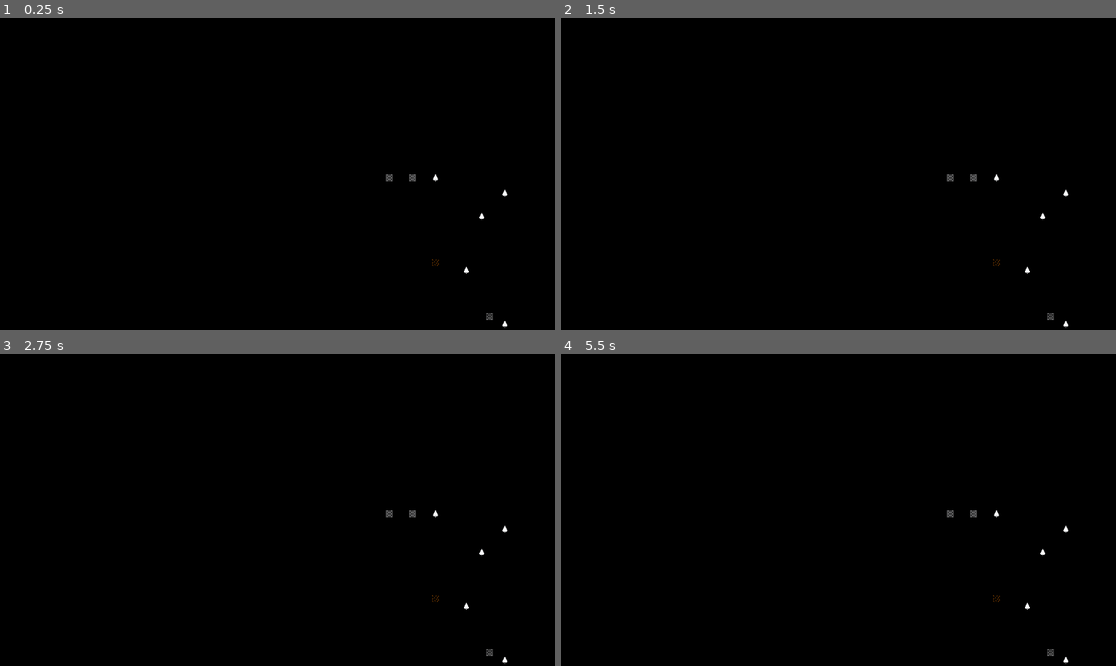
Above: before the commit, frames 1-4 (two rows, left to right).
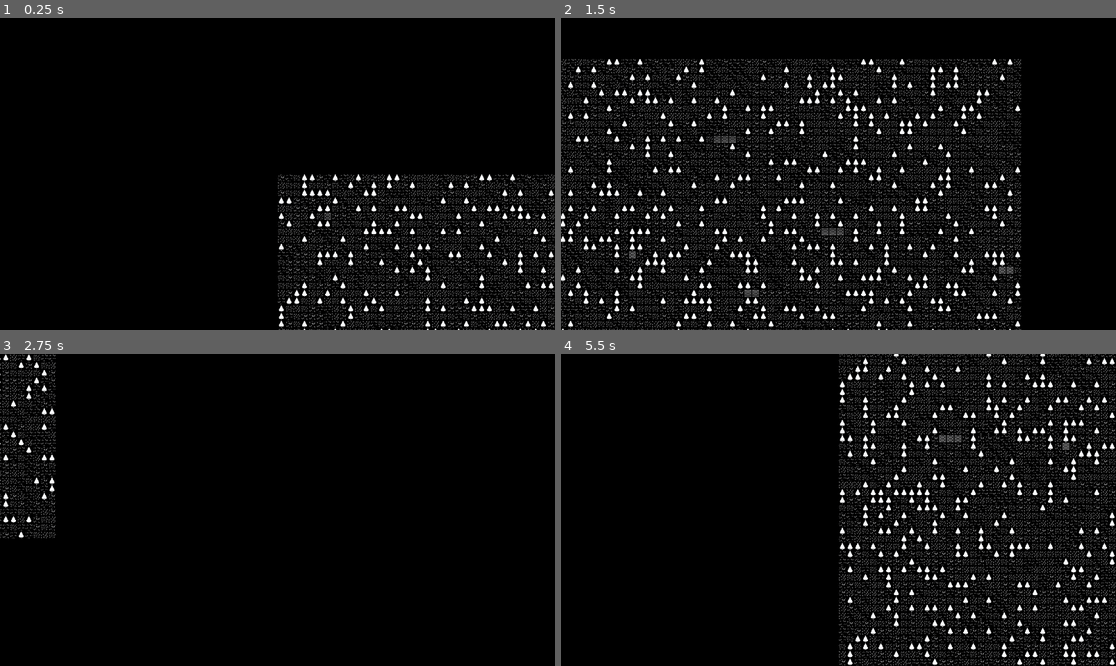
Above: after the commit, the same moments.

Repository: mat148/RougeLikeDev-2024-Take-2
Game: Godot game, scene res://src/Game/wfc-test.tscn
Same seed, same stepped clock (60 frames per second), same inputs: the game is played once before the commit and once after it. This scene is started directly instead of the project's main scene.
Inputs:
- Up to frame 1 (0.25 s): no input
- Up to frame 2 (1.5 s): tap Enter at 0.5 s; hold D (ui_pan_right, bound only after the commit) 0.53-1.28 s; hold S (ui_pan_down, bound only after the commit) from 1.28 s (still down)
- Up to frame 3 (2.75 s): release S (ui_pan_down, bound only after the commit) at 2.03 s; hold D (ui_pan_right, bound only after the commit) from 2.03 s (still down)
- Up to frame 4 (5.5 s): release D (ui_pan_right, bound only after the commit) at 2.78 s; hold W (ui_pan_up, bound only after the commit) 2.78-3.53 s; hold A (ui_pan_left, bound only after the commit) 3.53-5.03 s; hold S (ui_pan_down, bound only after the commit) from 5.03 s (still down)

The runs differ from the first frame. In frame 1, 6.9% of the frame differs, in the area x 50-100%, y 50-100%; in frame 2, 20%, in the area x 0-92%, y 13-100%; in frame 3, 1.7%; in frame 4, 14%.

Commit message:
wfc working

Diff:
--- a/assets/definitions/tiles/tile_definition_floor.tres
+++ b/assets/definitions/tiles/tile_definition_floor.tres
@@ -5,7 +5,7 @@
 
 [sub_resource type="AtlasTexture" id="AtlasTexture_6pdwm"]
 atlas = ExtResource("2_vweob")
-region = Rect2(112, 0, 16, 16)
+region = Rect2(0, 0, 16, 16)
 
 [resource]
 script = ExtResource("1_sadne")
--- /dev/null
+++ b/assets/definitions/tiles/tile_definition_flowers.tres
@@ -0,0 +1,16 @@
+[gd_resource type="Resource" script_class="TileDefinition" load_steps=4 format=3 uid="uid://xops78aal0iv"]
+
+[ext_resource type="Script" path="res://src/Map/tile_definition.gd" id="1_qhxwm"]
+[ext_resource type="Texture2D" uid="uid://eda6dnpl0wd1" path="res://assets/images/monochrome_packed.png" id="2_mhqpr"]
+
+[sub_resource type="AtlasTexture" id="AtlasTexture_ttefu"]
+atlas = ExtResource("2_mhqpr")
+region = Rect2(96, 0, 16, 16)
+
+[resource]
+script = ExtResource("1_qhxwm")
+texture = SubResource("AtlasTexture_ttefu")
+color_lit = Color(1, 1, 1, 1)
+color_dark = Color(0.498039, 0.498039, 0.498039, 1)
+is_walkable = true
+is_transparent = true
--- /dev/null
+++ b/assets/definitions/tiles/tile_definition_grass.tres
@@ -0,0 +1,16 @@
+[gd_resource type="Resource" script_class="TileDefinition" load_steps=4 format=3 uid="uid://b26tw4t3xhecc"]
+
+[ext_resource type="Script" path="res://src/Map/tile_definition.gd" id="1_2ehpn"]
+[ext_resource type="Texture2D" uid="uid://eda6dnpl0wd1" path="res://assets/images/monochrome_packed.png" id="2_5ry2q"]
+
+[sub_resource type="AtlasTexture" id="AtlasTexture_ttefu"]
+atlas = ExtResource("2_5ry2q")
+region = Rect2(112, 0, 16, 16)
+
+[resource]
+script = ExtResource("1_2ehpn")
+texture = SubResource("AtlasTexture_ttefu")
+color_lit = Color(1, 1, 1, 1)
+color_dark = Color(0.498039, 0.498039, 0.498039, 1)
+is_walkable = true
+is_transparent = true
--- /dev/null
+++ b/assets/definitions/tiles/tile_definition_grass_three.tres
@@ -0,0 +1,16 @@
+[gd_resource type="Resource" script_class="TileDefinition" load_steps=4 format=3 uid="uid://bh0sm5883m7dy"]
+
+[ext_resource type="Script" path="res://src/Map/tile_definition.gd" id="1_gpas3"]
+[ext_resource type="Texture2D" uid="uid://eda6dnpl0wd1" path="res://assets/images/monochrome_packed.png" id="2_jtb8n"]
+
+[sub_resource type="AtlasTexture" id="AtlasTexture_ttefu"]
+atlas = ExtResource("2_jtb8n")
+region = Rect2(80, 0, 16, 16)
+
+[resource]
+script = ExtResource("1_gpas3")
+texture = SubResource("AtlasTexture_ttefu")
+color_lit = Color(1, 1, 1, 1)
+color_dark = Color(0.498039, 0.498039, 0.498039, 1)
+is_walkable = true
+is_transparent = true
--- /dev/null
+++ b/assets/definitions/tiles/tile_definition_grass_two.tres
@@ -0,0 +1,16 @@
+[gd_resource type="Resource" script_class="TileDefinition" load_steps=4 format=3 uid="uid://cerjap1tg8ulj"]
+
+[ext_resource type="Script" path="res://src/Map/tile_definition.gd" id="1_7ig5m"]
+[ext_resource type="Texture2D" uid="uid://eda6dnpl0wd1" path="res://assets/images/monochrome_packed.png" id="2_nwurj"]
+
+[sub_resource type="AtlasTexture" id="AtlasTexture_ttefu"]
+atlas = ExtResource("2_nwurj")
+region = Rect2(16, 0, 16, 16)
+
+[resource]
+script = ExtResource("1_7ig5m")
+texture = SubResource("AtlasTexture_ttefu")
+color_lit = Color(1, 1, 1, 1)
+color_dark = Color(0.498039, 0.498039, 0.498039, 1)
+is_walkable = true
+is_transparent = true
--- /dev/null
+++ b/assets/definitions/tiles/tile_definition_wall_edge.tres
@@ -0,0 +1,16 @@
+[gd_resource type="Resource" script_class="TileDefinition" load_steps=4 format=3 uid="uid://g8p7woncdn8o"]
+
+[ext_resource type="Script" path="res://src/Map/tile_definition.gd" id="1_hkob1"]
+[ext_resource type="Texture2D" uid="uid://eda6dnpl0wd1" path="res://assets/images/monochrome_packed.png" id="2_1s6d5"]
+
+[sub_resource type="AtlasTexture" id="AtlasTexture_r4l0o"]
+atlas = ExtResource("2_1s6d5")
+region = Rect2(160, 288, 16, 16)
+
+[resource]
+script = ExtResource("1_hkob1")
+texture = SubResource("AtlasTexture_r4l0o")
+color_lit = Color(1, 1, 1, 1)
+color_dark = Color(0.498039, 0.498039, 0.498039, 1)
+is_walkable = false
+is_transparent = false
--- a/project.godot
+++ b/project.godot
@@ -25,6 +25,39 @@
 "res://_ideas/": "yellow"
 }
 
+[input]
+
+ui_pan_up={
+"deadzone": 0.5,
+"events": [Object(InputEventKey,"resource_local_to_scene":false,"resource_name":"","device":-1,"window_id":0,"alt_pressed":false,"shift_pressed":false,"ctrl_pressed":false,"meta_pressed":false,"pressed":false,"keycode":0,"physical_keycode":87,"key_label":0,"unicode":119,"echo":false,"script":null)
+]
+}
+ui_pan_left={
+"deadzone": 0.5,
+"events": [Object(InputEventKey,"resource_local_to_scene":false,"resource_name":"","device":-1,"window_id":0,"alt_pressed":false,"shift_pressed":false,"ctrl_pressed":false,"meta_pressed":false,"pressed":false,"keycode":0,"physical_keycode":65,"key_label":0,"unicode":97,"echo":false,"script":null)
+]
+}
+ui_pan_right={
+"deadzone": 0.5,
+"events": [Object(InputEventKey,"resource_local_to_scene":false,"resource_name":"","device":-1,"window_id":0,"alt_pressed":false,"shift_pressed":false,"ctrl_pressed":false,"meta_pressed":false,"pressed":false,"keycode":0,"physical_keycode":68,"key_label":0,"unicode":100,"echo":false,"script":null)
+]
+}
+ui_pan_down={
+"deadzone": 0.5,
+"events": [Object(InputEventKey,"resource_local_to_scene":false,"resource_name":"","device":-1,"window_id":0,"alt_pressed":false,"shift_pressed":false,"ctrl_pressed":false,"meta_pressed":false,"pressed":false,"keycode":0,"physical_keycode":83,"key_label":0,"unicode":115,"echo":false,"script":null)
+]
+}
+zoom_in={
+"deadzone": 0.5,
+"events": [Object(InputEventKey,"resource_local_to_scene":false,"resource_name":"","device":-1,"window_id":0,"alt_pressed":false,"shift_pressed":false,"ctrl_pressed":false,"meta_pressed":false,"pressed":false,"keycode":0,"physical_keycode":4194320,"key_label":0,"unicode":0,"echo":false,"script":null)
+]
+}
+zoom_out={
+"deadzone": 0.5,
+"events": [Object(InputEventKey,"resource_local_to_scene":false,"resource_name":"","device":-1,"window_id":0,"alt_pressed":false,"shift_pressed":false,"ctrl_pressed":false,"meta_pressed":false,"pressed":false,"keycode":0,"physical_keycode":4194322,"key_label":0,"unicode":0,"echo":false,"script":null)
+]
+}
+
 [rendering]
 
 renderer/rendering_method="gl_compatibility"
--- a/src/Game/wfc-test.tscn
+++ b/src/Game/wfc-test.tscn
@@ -1,13 +1,15 @@
-[gd_scene load_steps=4 format=3 uid="uid://bxucyh31mtss5"]
+[gd_scene load_steps=5 format=3 uid="uid://de800takn1gpn"]
 
 [ext_resource type="Script" path="res://src/Game/wfc-test.gd" id="1_bvhdn"]
 [ext_resource type="Script" path="res://src/Map/map_wfc.gd" id="2_ek7en"]
+[ext_resource type="Script" path="res://src/Utils/camera2d.gd" id="2_wyo27"]
 [ext_resource type="Script" path="res://src/Game/wfc_generator.gd" id="3_1x1d8"]
 
 [node name="Wfc-test" type="Node2D"]
 script = ExtResource("1_bvhdn")
 
 [node name="Camera2D" type="Camera2D" parent="."]
+script = ExtResource("2_wyo27")
 
 [node name="Map" type="Node2D" parent="."]
 script = ExtResource("2_ek7en")
--- a/src/Game/wfc_generator.gd
+++ b/src/Game/wfc_generator.gd
@@ -5,7 +5,7 @@
 
 @export_category("Map Dimensions")
 @export var map_width: int = 80
-@export var map_height: int = 45
+@export var map_height: int = 60
 
 var _rng := RandomNumberGenerator.new()
 
@@ -42,7 +42,7 @@
 	return dungeon.tiles[x][y].possibilities[0]
 
 func getLowestEntropy():
-	var lowestEntropy = tile_config.tileRules.keys().size() - 1
+	var lowestEntropy = tile_config.tileRules.keys().size()
 	for y in map_width:
 		for x in map_height:
 			var tileEntropy = dungeon.tiles[x][y].entropy
@@ -52,11 +52,11 @@
 	return lowestEntropy
 
 func getTilesLowestEntropy():
-	var lowestEntropy = tile_config.tileRules.keys().size() - 1
+	var lowestEntropy = tile_config.tileRules.keys().size()
 	var tileList = []
 
-	for y in map_height:
-		for x in map_width:
+	for x in map_width:
+		for y in map_height:
 			var tileEntropy = dungeon.tiles[x][y].entropy
 			if tileEntropy > 0:
 				if tileEntropy < lowestEntropy:
--- a/src/Map/tile_config.gd
+++ b/src/Map/tile_config.gd
@@ -9,7 +9,57 @@
 }
 
 var tileRules = {
-	'TILE_FLOOR': ['FLOOR', 'FLOOR', 'FLOOR', 'FLOOR'],
-	'TILE_TREE': ['TREE', 'TREE', 'TREE', 'TREE'],
-	'TILE_WALL': ['TREE', 'TREE', 'FLOOR', 'FLOOR'],
+	'TILE_GRASS_ONE': [
+		['GRASS_ONE', 'GRASS_TWO', 'GRASS_THREE', 'FLOWERS', 'FLOOR', 'TREE', 'WALL'],
+		['GRASS_ONE', 'GRASS_TWO', 'GRASS_THREE', 'FLOWERS', 'FLOOR', 'TREE', 'WALL'],
+		['GRASS_ONE', 'GRASS_TWO', 'GRASS_THREE', 'FLOWERS', 'FLOOR', 'TREE', 'WALL'],
+		['GRASS_ONE', 'GRASS_TWO', 'GRASS_THREE', 'FLOWERS', 'FLOOR', 'TREE', 'WALL']
+	],
+	'TILE_GRASS_TWO': [
+		['GRASS_ONE', 'GRASS_TWO', 'GRASS_THREE', 'FLOWERS', 'FLOOR', 'TREE', 'WALL'],
+		['GRASS_ONE', 'GRASS_TWO', 'GRASS_THREE', 'FLOWERS', 'FLOOR', 'TREE', 'WALL'],
+		['GRASS_ONE', 'GRASS_TWO', 'GRASS_THREE', 'FLOWERS', 'FLOOR', 'TREE', 'WALL'],
+		['GRASS_ONE', 'GRASS_TWO', 'GRASS_THREE', 'FLOWERS', 'FLOOR', 'TREE', 'WALL']
+	],
+	'TILE_GRASS_THREE': [
+		['GRASS_ONE', 'GRASS_TWO', 'GRASS_THREE', 'FLOWERS', 'FLOOR', 'TREE', 'WALL'],
+		['GRASS_ONE', 'GRASS_TWO', 'GRASS_THREE', 'FLOWERS', 'FLOOR', 'TREE', 'WALL'],
+		['GRASS_ONE', 'GRASS_TWO', 'GRASS_THREE', 'FLOWERS', 'FLOOR', 'TREE', 'WALL'],
+		['GRASS_ONE', 'GRASS_TWO', 'GRASS_THREE', 'FLOWERS', 'FLOOR', 'TREE', 'WALL']
+	],
+	'TILE_FLOWERS': [
+		['GRASS_ONE', 'GRASS_TWO', 'GRASS_THREE', 'FLOWERS', 'FLOOR', 'TREE', 'WALL'],
+		['GRASS_ONE', 'GRASS_TWO', 'GRASS_THREE', 'FLOWERS', 'FLOOR', 'TREE', 'WALL'],
+		['GRASS_ONE', 'GRASS_TWO', 'GRASS_THREE', 'FLOWERS', 'FLOOR', 'TREE', 'WALL'],
+		['GRASS_ONE', 'GRASS_TWO', 'GRASS_THREE', 'FLOWERS', 'FLOOR', 'TREE', 'WALL']
+	],
+	'TILE_TREE': [
+		['GRASS_ONE', 'GRASS_TWO', 'GRASS_THREE', 'FLOWERS', 'FLOOR', 'TREE', 'WALL'],
+		['GRASS_ONE', 'GRASS_TWO', 'GRASS_THREE', 'FLOWERS', 'FLOOR', 'TREE', 'WALL'],
+		['GRASS_ONE', 'GRASS_TWO', 'GRASS_THREE', 'FLOWERS', 'FLOOR', 'TREE', 'WALL'],
+		['GRASS_ONE', 'GRASS_TWO', 'GRASS_THREE', 'FLOWERS', 'FLOOR', 'TREE', 'WALL']
+	],
+	'TILE_WALL': [
+		['GRASS_ONE', 'GRASS_TWO', 'GRASS_THREE', 'FLOWERS', 'FLOOR', 'TREE', 'WALL'],
+		['FLOWERS', 'FLOOR', 'WALL', 'WALL_EDGE'],
+		['GRASS_ONE', 'GRASS_TWO', 'GRASS_THREE', 'FLOWERS', 'FLOOR', 'TREE', 'WALL'],
+		['FLOWERS', 'FLOOR', 'WALL', 'WALL_EDGE']
+	],
+	'TILE_WALL_EDGE': [
+		['WALL_EDGE'],
+		['WALL'],
+		['WALL_EDGE'],
+		['WALL']
+	],
 }
+
+var tileResources = {
+	'TILE_GRASS_ONE': preload("res://assets/definitions/tiles/tile_definition_grass.tres"),
+	'TILE_GRASS_TWO': preload("res://assets/definitions/tiles/tile_definition_grass_two.tres"),
+	'TILE_GRASS_THREE': preload("res://assets/definitions/tiles/tile_definition_grass_three.tres"),
+	'TILE_FLOWERS': preload("res://assets/definitions/tiles/tile_definition_flowers.tres"),
+	'TILE_FLOOR': preload("res://assets/definitions/tiles/tile_definition_floor.tres"),
+	'TILE_TREE': preload("res://assets/definitions/tiles/tile_definition_tree.tres"),
+	'TILE_WALL': preload("res://assets/definitions/tiles/tile_definition_wall.tres"),
+	'TILE_WALL_EDGE': preload("res://assets/definitions/tiles/tile_definition_wall_edge.tres")
+}
--- a/src/Map/tile_wfc.gd
+++ b/src/Map/tile_wfc.gd
@@ -3,11 +3,12 @@
 
 @export var _definition: TileDefinition
 
-@export var possibilities: Dictionary = {
-	'TILE_FLOOR': preload("res://assets/definitions/tiles/tile_definition_floor.tres"),
-	'TILE_TREE': preload("res://assets/definitions/tiles/tile_definition_tree.tres"),
-	'TILE_WALL': preload("res://assets/definitions/tiles/tile_definition_wall.tres")
-}
+#@export var possibilities: Dictionary = {
+	#'TILE_FLOOR': preload("res://assets/definitions/tiles/tile_definition_floor.tres"),
+	#'TILE_TREE': preload("res://assets/definitions/tiles/tile_definition_tree.tres"),
+	#'TILE_WALL': preload("res://assets/definitions/tiles/tile_definition_wall.tres")
+#}
+var possibilities: Array
 
 var tile_config = preload("res://assets/definitions/tiles/tile_config.tres")
 
@@ -29,7 +30,9 @@
 			is_explored = true
 
 func _init(grid_position: Vector2i) -> void:
-	entropy = possibilities.size() - 1
+	#list(tileRules.keys())
+	possibilities = tile_config.tileRules.keys()
+	entropy = possibilities.size()
 	#visible = false
 	centered = false
 	position = Grid.grid_to_world(grid_position)
@@ -54,19 +57,16 @@
 func get_directions() -> Array:
 	return neighbors.keys()
 
-func get_possibilities() -> Dictionary:
+func get_possibilities() -> Array:
 	return possibilities
 
 func collapse() -> void:
-	#var weights =
-	var key = possibilities.keys().pick_random()
-	var value = possibilities[key]
-	possibilities.clear()
-	possibilities[key] = value
+	#var weights = [tileWeights[possibility] for possibility in self.possibilities]
+	possibilities = [possibilities.pick_random()]
 	entropy = 0
-	set_tile_type(value)
+	set_tile_type(tile_config.tileResources[possibilities[0]])
 
-func constrain(neighbourPossibilities: Dictionary, direction: String) -> bool:
+func constrain(neighbourPossibilities: Array, direction: String) -> bool:
 	var reduced = false
 
 	if entropy > 0:
@@ -88,6 +88,9 @@
 				possibilities.erase(possibility)
 				reduced = true
 
-		entropy = possibilities.size() - 1
+		entropy = possibilities.size()
 
+	if entropy == 0:
+		printerr("No tile possiblity")
+		set_tile_type(tile_config.tileResources['TILE_FLOOR'])
 	return reduced
--- /dev/null
+++ b/src/Utils/camera2d.gd
@@ -0,0 +1,31 @@
+extends Camera2D
+
+@export var pan_speed: float = 1200
+@export var zoom_speed: float = 0.1
+
+#func _ready():
+	## Enable camera to follow the player or any target
+	#current = true
+
+func _process(delta):
+	handle_panning(delta)
+	handle_zooming()
+
+func handle_panning(delta):
+	var pan_direction = Vector2()
+	if Input.is_action_pressed("ui_pan_up"):
+		pan_direction.y -= 1
+	if Input.is_action_pressed("ui_pan_down"):
+		pan_direction.y += 1
+	if Input.is_action_pressed("ui_pan_left"):
+		pan_direction.x -= 1
+	if Input.is_action_pressed("ui_pan_right"):
+		pan_direction.x += 1
+
+	position += pan_direction.normalized() * pan_speed * delta
+
+func handle_zooming():
+	if Input.is_action_pressed("zoom_in"):
+		zoom *= (1 - zoom_speed)
+	elif Input.is_action_pressed("zoom_out"):
+		zoom *= (1 + zoom_speed)
